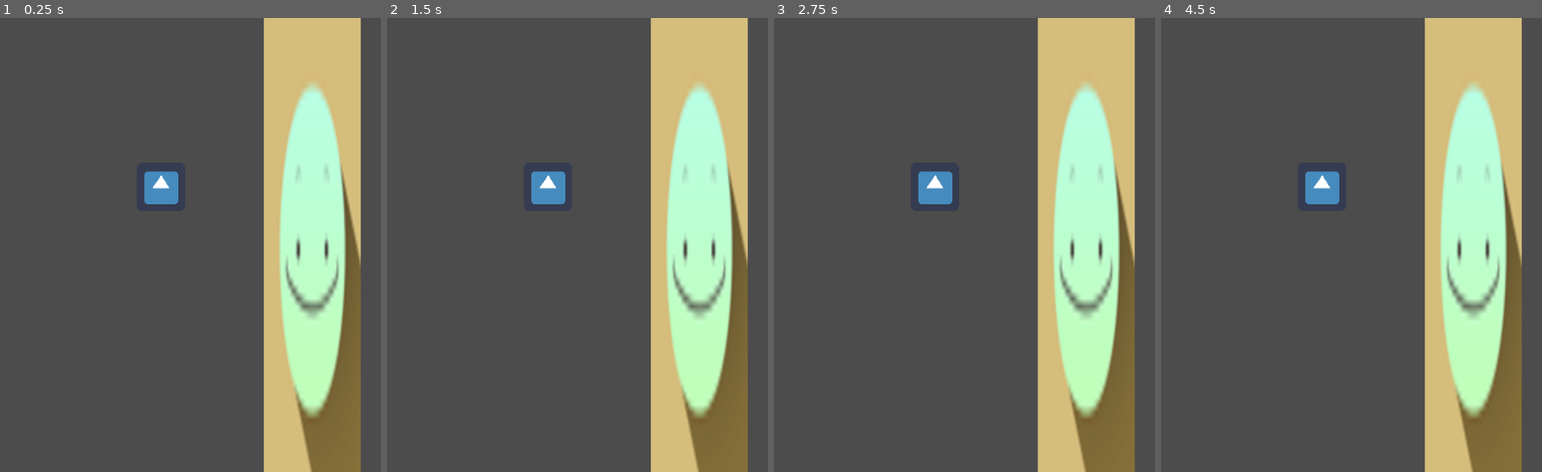
Above: before the commit, frames 1-4 (left to right).
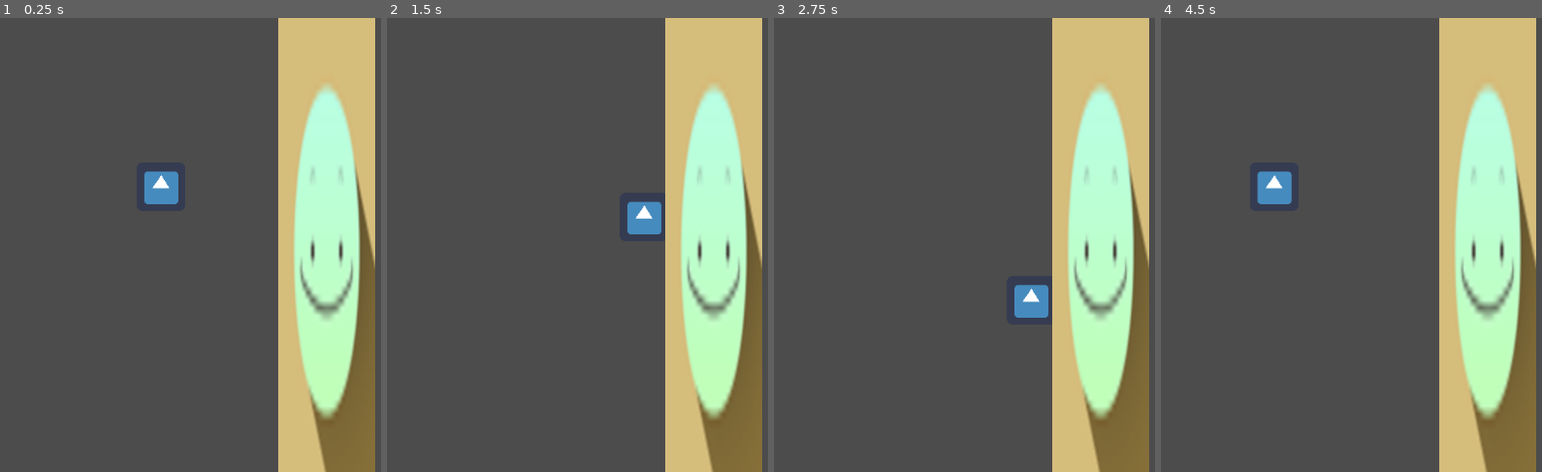
Above: after the commit, the same moments.

Repository: Lucianono/DinerWithMonster
Game: Godot game, scene res://on-site.tscn
The game is run twice, just before and just after one commit, with the same random seed, the same clock (stepped at 60 frames per second) and the same inputs. The engine's default icon, where the game draws it, is replaced by a stand-in: a white triangle on a blue panel in a dark square.
Inputs:
- Up to frame 1 (0.25 s): no input
- Up to frame 2 (1.5 s): tap Enter at 0.5 s; hold Right (ui_right) 0.53-1.28 s; hold Down (ui_down) from 1.28 s (still down)
- Up to frame 3 (2.75 s): release Down (ui_down) at 2.03 s; hold Right (ui_right) from 2.03 s (still down)
- Up to frame 4 (4.5 s): tap Space at 2.75 s; release Right (ui_right) at 2.78 s; hold Up (ui_up) 2.78-3.53 s; hold Left (ui_left) from 3.53 s (still down)

The runs differ from the first frame. In frame 1, 15% of the frame differs, in the area x 69-99%, y 0-100%; in frame 2, 16%; in frame 3, 16%; in frame 4, 17%, in the area x 25-99%, y 0-100%.
Error before the commit: Parse Error: The method "move" isn't declared in the current class. (res://main-sprite.gd:15)

Commit message:
player controlled move and slide

Diff:
--- a/main-sprite.gd
+++ b/main-sprite.gd
@@ -1,15 +1,19 @@
 extends KinematicBody2D
 
 onready var raycast_right = get_node("RayCast2D")
+
 var isPlayerColliding = false
-var kboard
+var kboard = Vector2(0,0)
 export var speed = 200
 
 func _ready():
-	set_process(true)
+	set_physics_process(true)
 
-func _process(delta):
-	kboard = Vector2(0,0)
+func _physics_process(delta):
+
 	kboard.x = int(Input.is_action_pressed("ui_right"))-int(Input.is_action_pressed("ui_left"))
 	kboard.y = int(Input.is_action_pressed("ui_down"))-int(Input.is_action_pressed("ui_up"))
-	move(position + (kboard * speed * delta))
+	kboard = kboard.normalized() * speed
+	kboard = move_and_slide(kboard)
+
+	print("h")
--- a/on-site.tscn
+++ b/on-site.tscn
@@ -9,7 +9,6 @@
 
 [node name="Caldo-player" parent="." instance=ExtResource( 2 )]
 position = Vector2( 279, 223 )
-speed = null
 
 [node name="Stall-area" parent="." instance=ExtResource( 3 )]
-position = Vector2( 479, 306 )
+position = Vector2( 498, 308 )
